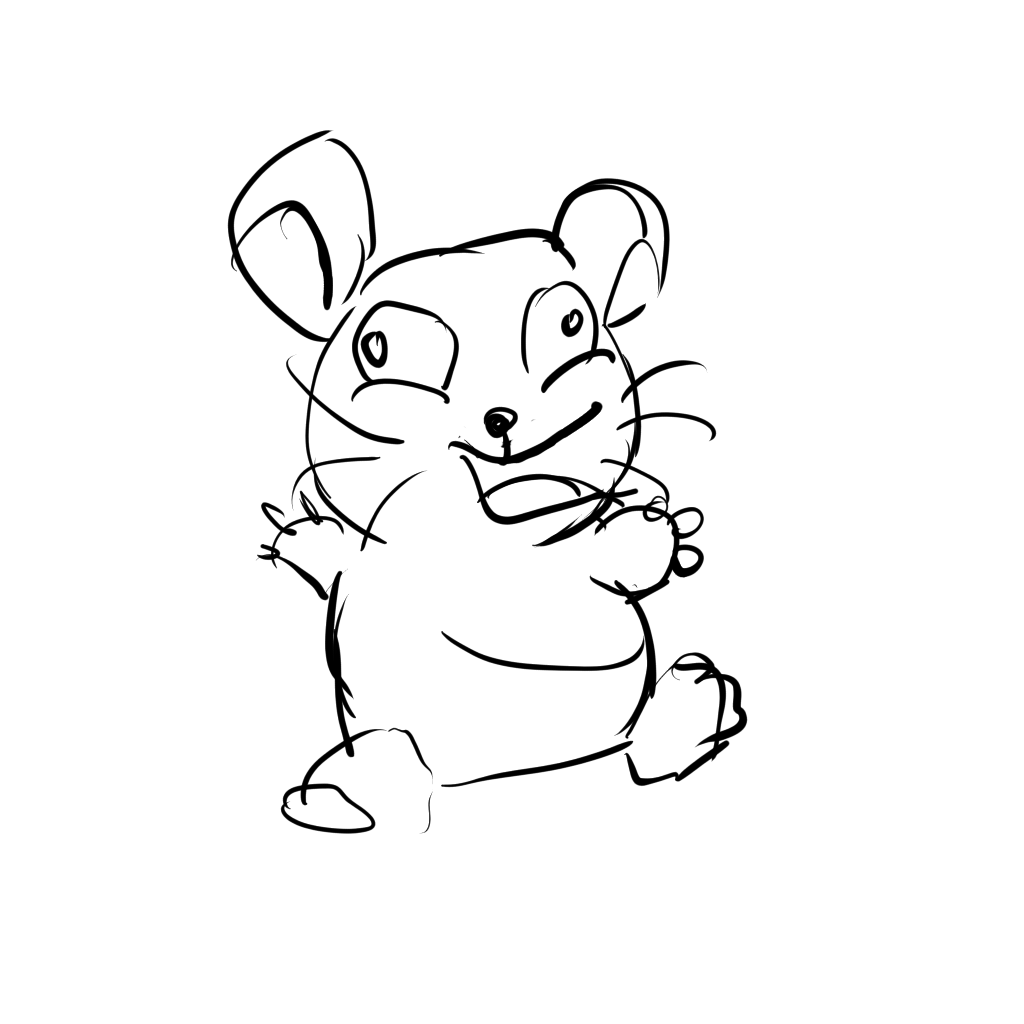
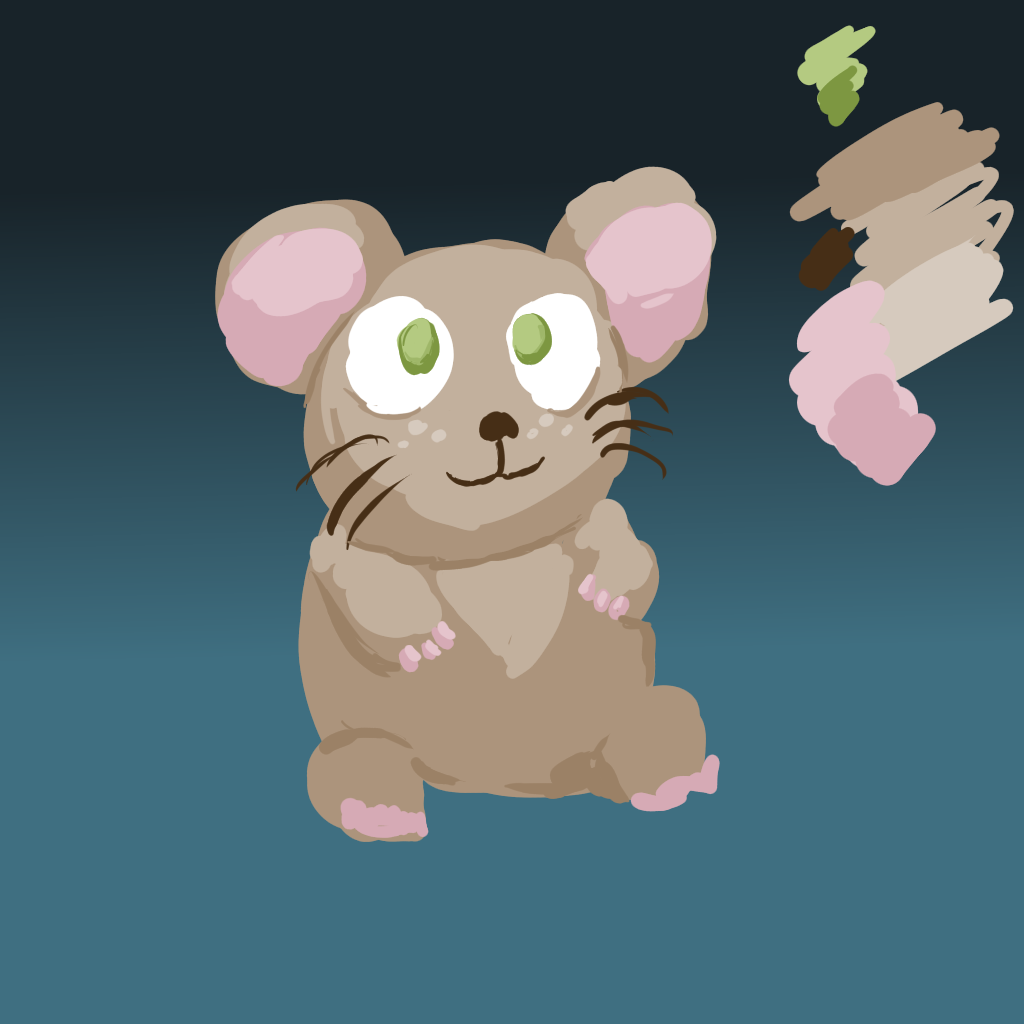
Revision of a layered 1024x1024 image; what changed, layer by layer:
hid "sketch_laugh", opacity 100% → 23%, painted on it over [192, 128, 768, 896]
showed "colourpass", painted on it over [192, 0, 1024, 896]
added layer "Paint Layer 1" above "white" over [0, 0, 1024, 1024]
